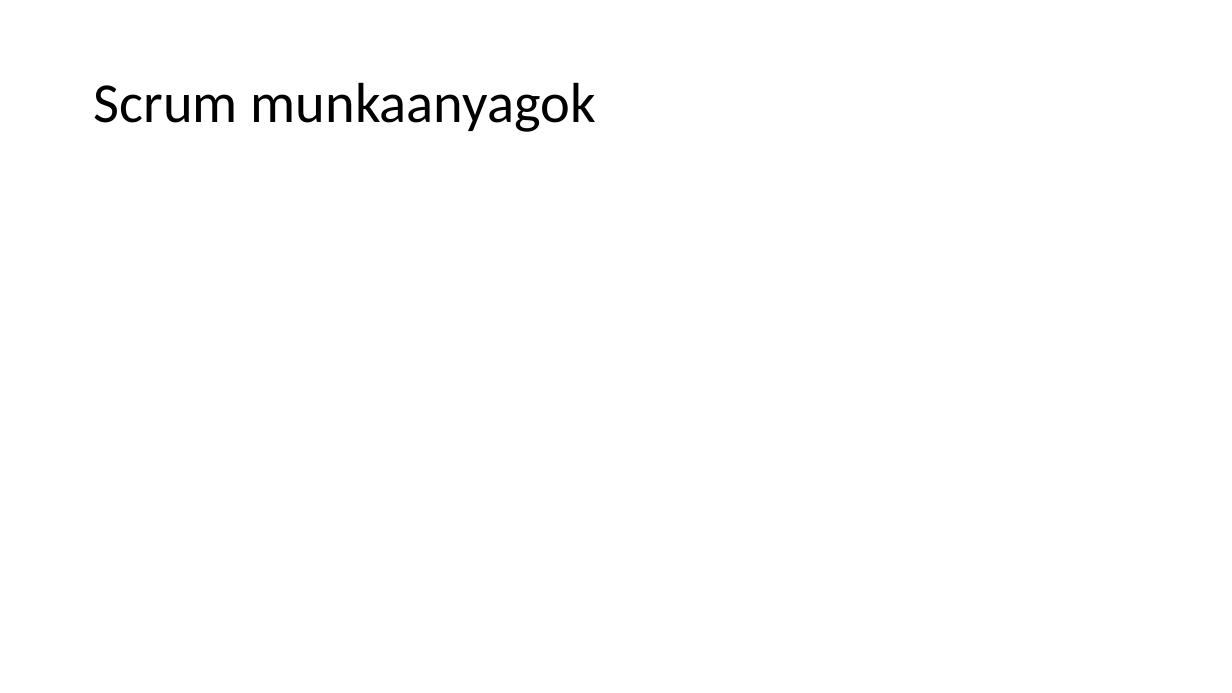
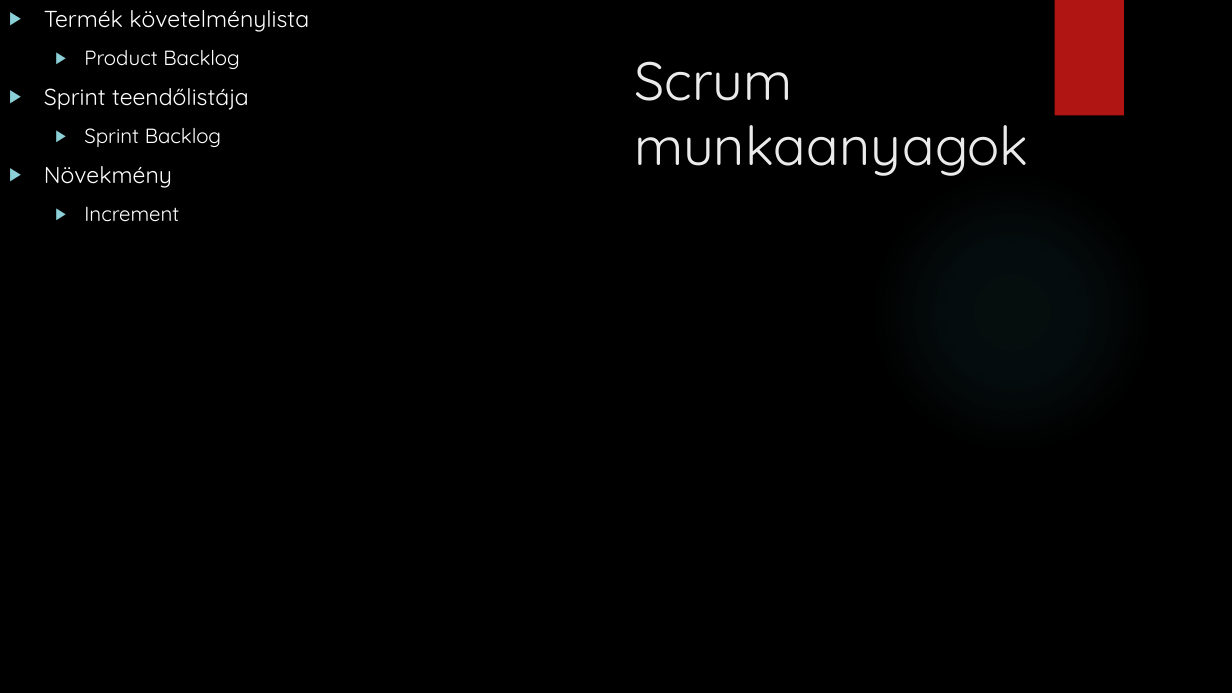
Before and after one commit to MrErik402/PPT, a slide deck: slide 8 of IKT Projekt feladat.pptx. Drawn at 1232x693 pixels with LibreOffice and Linux fonts; fonts in the diff are those of the drawing; background and template pictures are left out. Boxes give left, top, right and bottom in pixels: in the first picture for what was removed or moved away, otherwise in the second. Text is boxed around its words. In the diff, an @@ line names an element or a change of style, - is before the commit and + after.

```diff
--- a/IKT Projekt feladat.pptx
+++ b/IKT Projekt feladat.pptx
@@ background #FFFFFF to picture (left out) @@
@@ text added at box(44, 10, 309, 222), 18 pt, text #FFFFFF @@
+▶ Termék követelménylista
+  ▶ Product Backlog
+▶ Sprint teendőlistája
+  ▶ Sprint Backlog
+▶ Növekmény
+  ▶ Increment
@@ rectangle added at box(1055, 0, 1124, 116), fill #B01513 @@
@@ title "Scrum munkaanyagok": place and size @@
-title "Scrum munkaanyagok" at box(94, 82, 596, 132)
+title "Scrum munkaanyagok" at box(634, 61, 1028, 176)
@@ title "Scrum munkaanyagok" at box(634, 61, 1028, 176): size 44 to 42 pt, font Calibri to Quicksand, text colour #000000 to #EBEBEB; line spacing 0.9 to 1; vertical alignment middle to top @@
@@ ellipse added at box(870, 169, 1154, 454), fill gradient #50B9C1 @@
```
Also in this commit, not shown: 8 other slides changed, 1 slide added, 1 slide removed.
